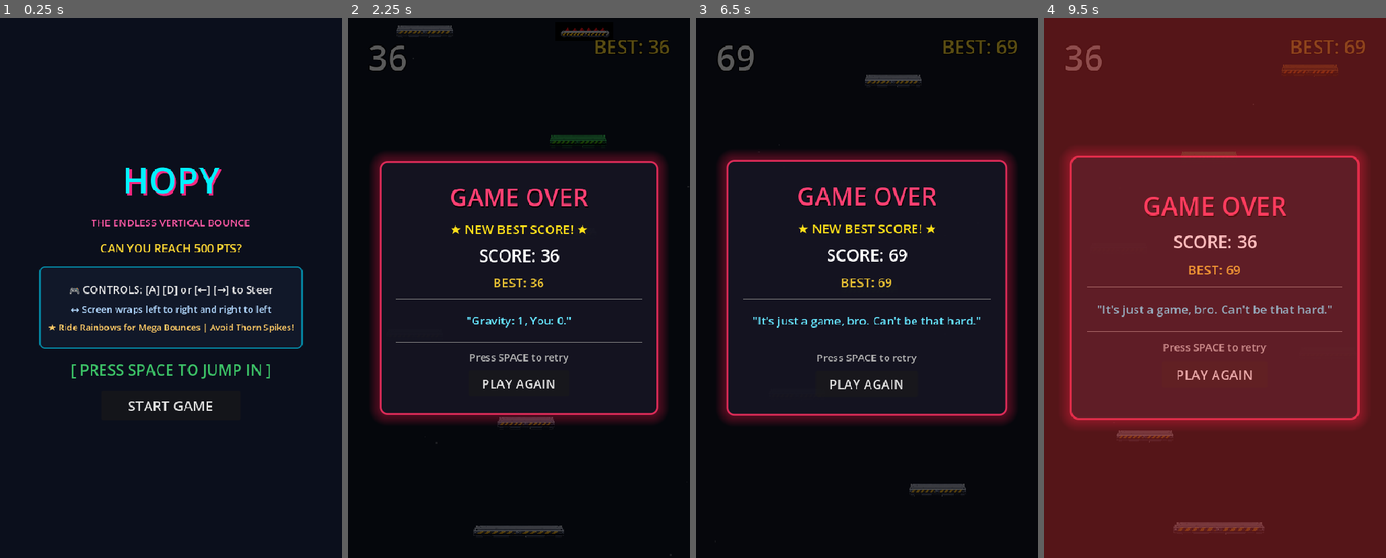
Above: before the commit, frames 1-4 (left to right).
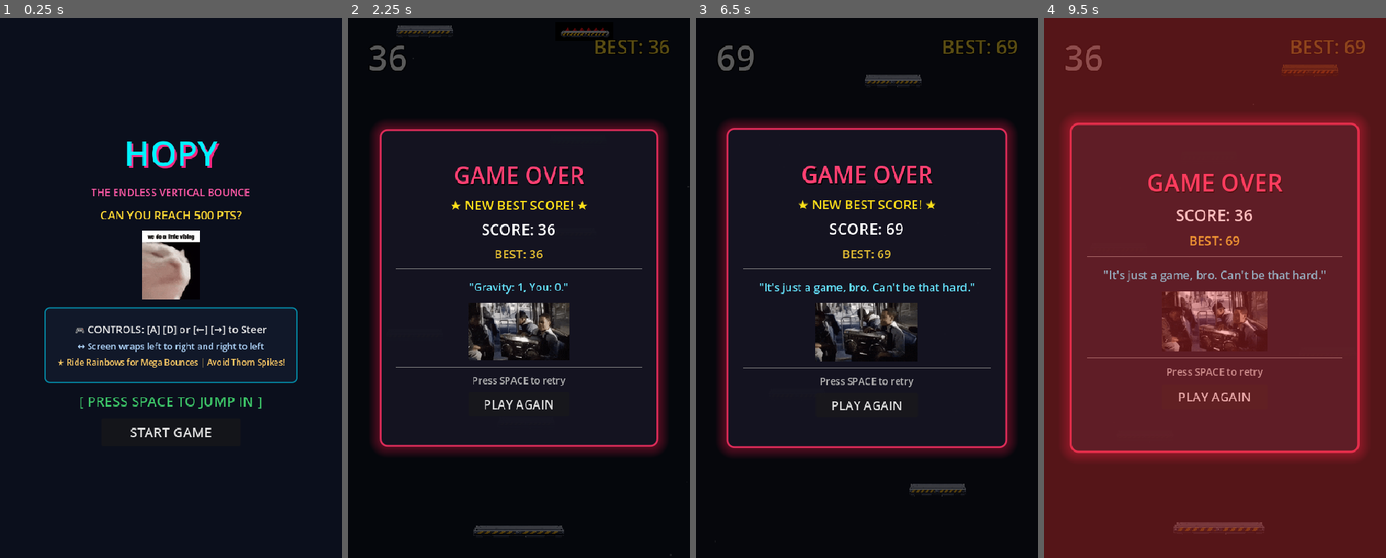
Above: after the commit, the same moments.

Repository: DevireddyNehal/Hopy
Game: Godot game, scene res://scenes/TitleScreen.tscn
The game is run twice, just before and just after one commit, with the same random seed, the same clock (stepped at 60 frames per second) and the same inputs.
Inputs:
- Up to frame 1 (0.25 s): no input
- Up to frame 2 (2.25 s): click "START GAME" at 0.5 s; tap Enter at 1.25 s; hold Right (ui_right) 1.28-2 s; hold Space (start_action) 1.28-2 s; click "PLAY AGAIN" at 2 s
- Up to frame 3 (6.5 s): click "PLAY AGAIN" at 2.75 s; hold Right (ui_right) 3.53-4.28 s; tap Enter at 3.6, 5.1 s; hold Left (ui_left) 4.28-5.03 s; hold Space (start_action) 4.28-5.03 s; hold Right (ui_right) from 5.03 s (still down); hold Space (start_action) from 5.78 s (still down)
- Up to frame 4 (9.5 s): release Right (ui_right) at 6.5 s; release Space (start_action) at 6.5 s; click "PLAY AGAIN" at 6.5 s; hold Left (ui_left) 7.28-8.03 s; tap Enter at 7.35, 8.85 s; tap Space (start_action) at 8 s; hold Right (ui_right) 8.03-8.78 s; hold Space (start_action) 8.03-8.78 s; hold Left (ui_left) from 8.78 s (still down)

The runs differ from the first frame. In frame 1, 8.7% of the frame differs, in the area x 11-89%, y 22-78%; in frame 2, 12%, in the area x 7-93%, y 19-81%; in frame 3, 12%; in frame 4, 10%.

Commit message:
feat: integrate Everybody Hates Chris boombox strut and dancing meme animations in UI

Diff:
--- a/scenes/DeathScreen.tscn
+++ b/scenes/DeathScreen.tscn
@@ -1,6 +1,8 @@
-[gd_scene load_steps=3 format=3]
+[gd_scene load_steps=5 format=3]
 
 [ext_resource type="Script" path="res://scripts/ui/death_screen.gd" id="1_death"]
+[ext_resource type="Script" path="res://scripts/ui/meme_animator.gd" id="2_anim"]
+[ext_resource type="Texture2D" path="res://assets/sprites/chris_boombox_sheet.png" id="3_chris_tex"]
 
 [sub_resource type="StyleBoxFlat" id="StyleBoxFlat_death"]
 bg_color = Color(0.0627451, 0.0784314, 0.12549, 0.94)
@@ -37,9 +39,9 @@
 anchor_right = 0.5
 anchor_bottom = 0.5
 offset_left = -220.0
-offset_top = -200.0
+offset_top = -250.0
 offset_right = 220.0
-offset_bottom = 200.0
+offset_bottom = 250.0
 grow_horizontal = 2
 grow_vertical = 2
 theme_override_styles/panel = SubResource("StyleBoxFlat_death")
@@ -47,13 +49,13 @@
 [node name="Margin" type="MarginContainer" parent="Panel"]
 layout_mode = 2
 theme_override_constants/margin_left = 24
-theme_override_constants/margin_top = 20
+theme_override_constants/margin_top = 18
 theme_override_constants/margin_right = 24
-theme_override_constants/margin_bottom = 20
+theme_override_constants/margin_bottom = 18
 
 [node name="VBox" type="VBoxContainer" parent="Panel/Margin"]
 layout_mode = 2
-theme_override_constants/separation = 10
+theme_override_constants/separation = 8
 alignment = 1
 
 [node name="GameOverTitle" type="Label" parent="Panel/Margin/VBox"]
@@ -61,7 +63,7 @@
 theme_override_colors/font_color = Color(1, 0.25, 0.45, 1)
 theme_override_colors/font_shadow_color = Color(0, 0, 0, 0.8)
 theme_override_constants/shadow_offset_y = 2
-theme_override_font_sizes/font_size = 38
+theme_override_font_sizes/font_size = 36
 text = "GAME OVER"
 horizontal_alignment = 1
 
@@ -78,7 +80,7 @@
 unique_name_in_owner = true
 layout_mode = 2
 theme_override_colors/font_color = Color(1, 1, 1, 1)
-theme_override_font_sizes/font_size = 26
+theme_override_font_sizes/font_size = 24
 text = "SCORE: 0"
 horizontal_alignment = 1
 
@@ -86,7 +88,7 @@
 unique_name_in_owner = true
 layout_mode = 2
 theme_override_colors/font_color = Color(0.9, 0.75, 0.2, 1)
-theme_override_font_sizes/font_size = 20
+theme_override_font_sizes/font_size = 19
 text = "BEST: 0"
 horizontal_alignment = 1
 
@@ -95,14 +97,24 @@
 
 [node name="RoastLabel" type="Label" parent="Panel/Margin/VBox"]
 unique_name_in_owner = true
-custom_minimum_size = Vector2(360, 44)
+custom_minimum_size = Vector2(360, 36)
 layout_mode = 2
 theme_override_colors/font_color = Color(0.4, 0.9, 1, 1)
-theme_override_font_sizes/font_size = 18
+theme_override_font_sizes/font_size = 17
 text = "\"Skill issue.\""
 horizontal_alignment = 1
 vertical_alignment = 1
 autowrap_mode = 2
+
+[node name="BoomboxMeme" type="Control" parent="Panel/Margin/VBox"]
+custom_minimum_size = Vector2(160, 90)
+layout_mode = 2
+size_flags_horizontal = 4
+script = ExtResource("2_anim")
+sprite_sheet = ExtResource("3_chris_tex")
+hframes = 31
+fps = 24.0
+frame_size = Vector2(160, 90)
 
 [node name="HSeparator2" type="HSeparator" parent="Panel/Margin/VBox"]
 layout_mode = 2
@@ -110,15 +122,15 @@
 [node name="RestartPrompt" type="Label" parent="Panel/Margin/VBox"]
 layout_mode = 2
 theme_override_colors/font_color = Color(0.7, 0.7, 0.7, 1)
-theme_override_font_sizes/font_size = 16
+theme_override_font_sizes/font_size = 15
 text = "Press SPACE to retry"
 horizontal_alignment = 1
 
 [node name="RestartButton" type="Button" parent="Panel/Margin/VBox"]
 unique_name_in_owner = true
-custom_minimum_size = Vector2(160, 40)
+custom_minimum_size = Vector2(160, 38)
 layout_mode = 2
 size_flags_horizontal = 4
 focus_mode = 0
-theme_override_font_sizes/font_size = 20
+theme_override_font_sizes/font_size = 19
 text = "PLAY AGAIN"
--- a/scenes/TitleScreen.tscn
+++ b/scenes/TitleScreen.tscn
@@ -1,6 +1,8 @@
-[gd_scene load_steps=3 format=3]
+[gd_scene load_steps=5 format=3]
 
 [ext_resource type="Script" path="res://scripts/ui/title_screen.gd" id="1_title"]
+[ext_resource type="Script" path="res://scripts/ui/meme_animator.gd" id="2_anim"]
+[ext_resource type="Texture2D" path="res://assets/sprites/dancing_meme_sheet.png" id="3_dance_tex"]
 
 [sub_resource type="StyleBoxFlat" id="StyleBoxFlat_card"]
 bg_color = Color(0.0705882, 0.0980392, 0.168627, 0.9)
@@ -42,7 +44,7 @@
 
 [node name="VBox" type="VBoxContainer" parent="Center"]
 layout_mode = 2
-theme_override_constants/separation = 16
+theme_override_constants/separation = 12
 alignment = 1
 
 [node name="TitleLabel" type="Label" parent="Center/VBox"]
@@ -52,7 +54,7 @@
 theme_override_colors/font_shadow_color = Color(1, 0.16, 0.52, 0.8)
 theme_override_constants/shadow_offset_x = 3
 theme_override_constants/shadow_offset_y = 3
-theme_override_font_sizes/font_size = 56
+theme_override_font_sizes/font_size = 54
 text = "HOPY"
 horizontal_alignment = 1
 
@@ -71,41 +73,51 @@
 text = "★ BEST RECORD: 0 ★"
 horizontal_alignment = 1
 
+[node name="DancingMeme" type="Control" parent="Center/VBox"]
+custom_minimum_size = Vector2(90, 108)
+layout_mode = 2
+size_flags_horizontal = 4
+script = ExtResource("2_anim")
+sprite_sheet = ExtResource("3_dance_tex")
+hframes = 87
+fps = 16.0
+frame_size = Vector2(90, 108)
+
 [node name="InstructionsPanel" type="PanelContainer" parent="Center/VBox"]
-custom_minimum_size = Vector2(400, 130)
+custom_minimum_size = Vector2(400, 120)
 layout_mode = 2
 theme_override_styles/panel = SubResource("StyleBoxFlat_card")
 
 [node name="Margin" type="MarginContainer" parent="Center/VBox/InstructionsPanel"]
 layout_mode = 2
 theme_override_constants/margin_left = 12
-theme_override_constants/margin_top = 10
+theme_override_constants/margin_top = 8
 theme_override_constants/margin_right = 12
-theme_override_constants/margin_bottom = 10
+theme_override_constants/margin_bottom = 8
 
 [node name="InfoVBox" type="VBoxContainer" parent="Center/VBox/InstructionsPanel/Margin"]
 layout_mode = 2
-theme_override_constants/separation = 8
+theme_override_constants/separation = 6
 alignment = 1
 
 [node name="ControlsInfo" type="Label" parent="Center/VBox/InstructionsPanel/Margin/InfoVBox"]
 layout_mode = 2
 theme_override_colors/font_color = Color(0.9, 0.9, 0.9, 1)
-theme_override_font_sizes/font_size = 17
+theme_override_font_sizes/font_size = 16
 text = "🎮 CONTROLS: [A] [D] or [←] [→] to Steer"
 horizontal_alignment = 1
 
 [node name="WrapInfo" type="Label" parent="Center/VBox/InstructionsPanel/Margin/InfoVBox"]
 layout_mode = 2
 theme_override_colors/font_color = Color(0.7, 0.85, 1, 1)
-theme_override_font_sizes/font_size = 15
+theme_override_font_sizes/font_size = 14
 text = "↔ Screen wraps left to right and right to left"
 horizontal_alignment = 1
 
 [node name="TipsInfo" type="Label" parent="Center/VBox/InstructionsPanel/Margin/InfoVBox"]
 layout_mode = 2
 theme_override_colors/font_color = Color(1, 0.8, 0.4, 1)
-theme_override_font_sizes/font_size = 14
+theme_override_font_sizes/font_size = 13
 text = "★ Ride Rainbows for Mega Bounces | Avoid Thorn Spikes!"
 horizontal_alignment = 1
 
@@ -113,15 +125,15 @@
 unique_name_in_owner = true
 layout_mode = 2
 theme_override_colors/font_color = Color(0.3, 1, 0.5, 1)
-theme_override_font_sizes/font_size = 24
+theme_override_font_sizes/font_size = 22
 text = "[ PRESS SPACE TO JUMP IN ]"
 horizontal_alignment = 1
 
 [node name="PlayButton" type="Button" parent="Center/VBox"]
 unique_name_in_owner = true
-custom_minimum_size = Vector2(220, 46)
+custom_minimum_size = Vector2(220, 44)
 layout_mode = 2
 size_flags_horizontal = 4
 focus_mode = 0
-theme_override_font_sizes/font_size = 22
+theme_override_font_sizes/font_size = 21
 text = "START GAME"
--- /dev/null
+++ b/scripts/ui/meme_animator.gd
@@ -0,0 +1,58 @@
+class_name MemeAnimator
+extends Control
+
+@export var sprite_sheet: Texture2D
+@export var hframes: int = 31
+@export var fps: float = 24.0
+@export var frame_size: Vector2 = Vector2(160, 90)
+@export var loop: bool = true
+
+var _current_frame: int = 0
+var _timer: float = 0.0
+var _atlas: AtlasTexture
+
+func _ready() -> void:
+	custom_minimum_size = frame_size
+	if sprite_sheet:
+		_atlas = AtlasTexture.new()
+		_atlas.atlas = sprite_sheet
+		_update_frame(0)
+
+func set_sheet(texture: Texture2D, count: int, rate: float, size_px: Vector2) -> void:
+	sprite_sheet = texture
+	hframes = count
+	fps = rate
+	frame_size = size_px
+	custom_minimum_size = frame_size
+	_atlas = AtlasTexture.new()
+	_atlas.atlas = sprite_sheet
+	_current_frame = 0
+	_timer = 0.0
+	_update_frame(0)
+
+func _process(delta: float) -> void:
+	if not sprite_sheet or hframes <= 1:
+		return
+	_timer += delta
+	var frame_dur = 1.0 / fps
+	while _timer >= frame_dur:
+		_timer -= frame_dur
+		_current_frame += 1
+		if _current_frame >= hframes:
+			if loop:
+				_current_frame = 0
+			else:
+				_current_frame = hframes - 1
+				break
+		_update_frame(_current_frame)
+
+func _update_frame(idx: int) -> void:
+	if not _atlas:
+		return
+	_atlas.region = Rect2(idx * frame_size.x, 0, frame_size.x, frame_size.y)
+	queue_redraw()
+
+func _draw() -> void:
+	if _atlas:
+		var draw_pos = (size - frame_size) / 2.0
+		draw_texture(_atlas, draw_pos)
Binary file added: assets/sprites/chris_boombox.gif
Binary file added: assets/sprites/chris_boombox_sheet.png
Not shown, added: assets/sprites/chris_boombox_sheet.png.import
Binary file added: assets/sprites/dancing_meme.gif
Binary file added: assets/sprites/dancing_meme_sheet.png
Not shown, added: assets/sprites/dancing_meme_sheet.png.import
